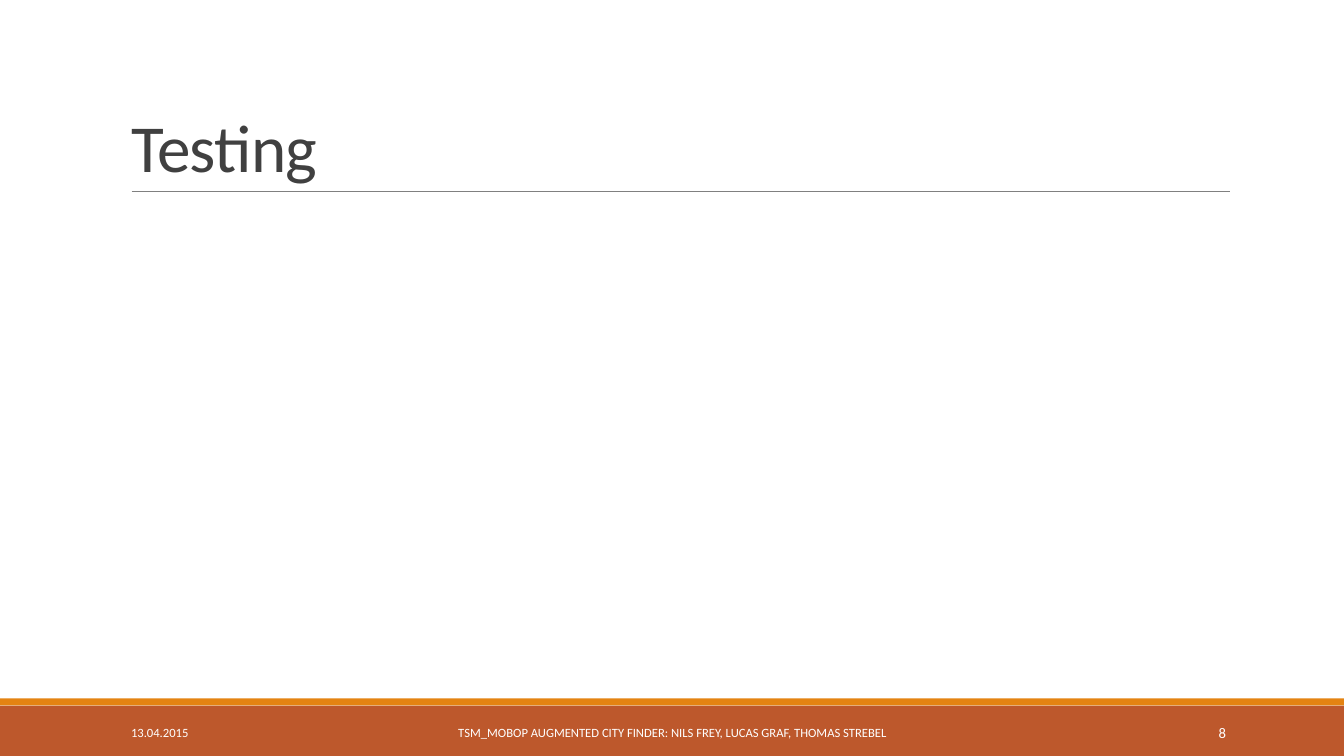
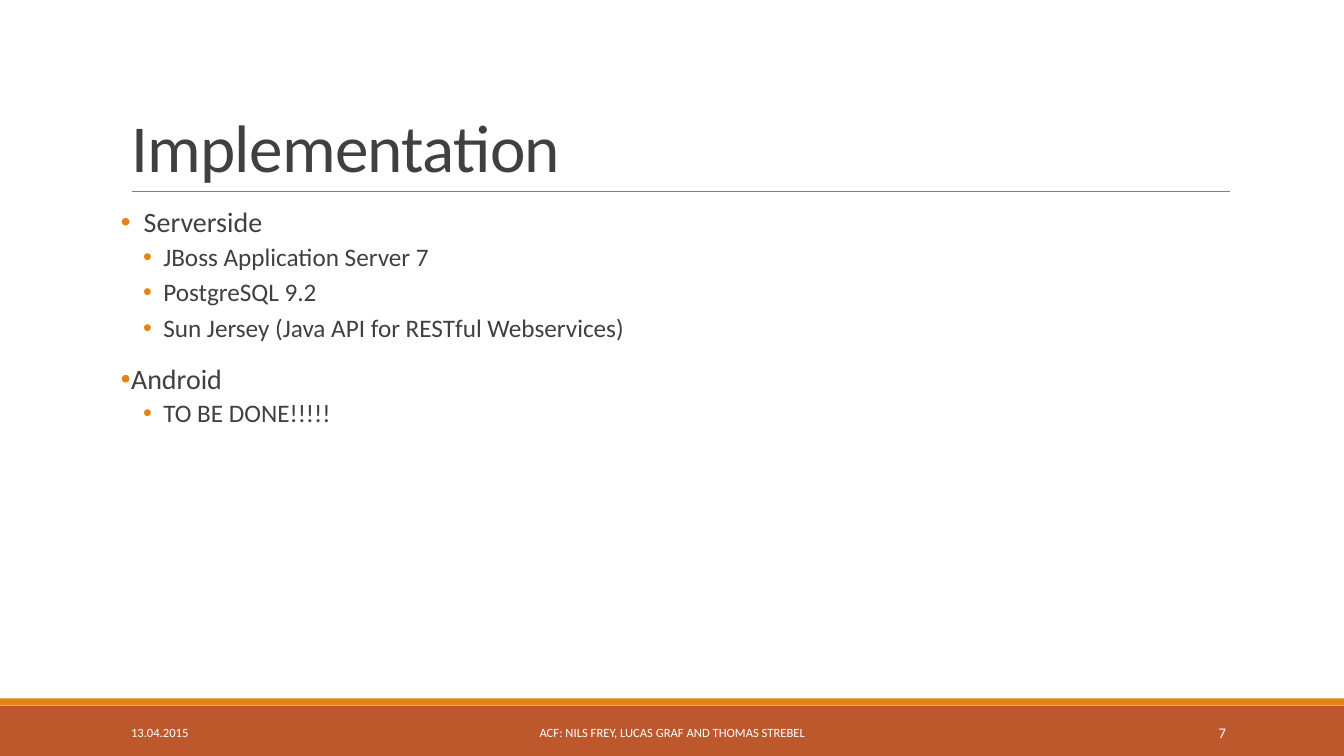
Before and after one commit to freyn42/TSM_MobOp, a slide deck: slide 7 of Presentation/TSM_MobOp Mini Project.pptx (slide 8 before the commit). Drawn at 1344x756 pixels with LibreOffice and Linux fonts; fonts in the diff are those of the drawing. Boxes give left, top, right and bottom in pixels: in the first picture for what was removed or moved away, otherwise in the second. Text is boxed around its words. In the diff, an @@ line names an element or a change of style, - is before the commit and + after.

```diff
--- a/Presentation/TSM_MobOp Mini Project.pptx
+++ b/Presentation/TSM_MobOp Mini Project.pptx
@@ title at <box>131,125,560,183</box>: text changed @@
-Testing
+Implementation
@@ text added at <box>131,212,623,422</box>, 18 pt, text #404040 @@
+• Serverside
+  • JBoss Application Server 7
+  • PostgreSQL 9.2
+  • Sun Jersey (Java API for RESTful Webservices)
+• Android
+  • TO BE DONE!!!!!
@@ text at <box>540,729,805,739</box>: text changed @@
-TSM_MOBOP AUGMENTED CITY FINDER: NILS FREY, LUCAS GRAF, THOMAS STREBEL
+ACF: NILS FREY, LUCAS GRAF AND THOMAS STREBEL
@@ page number at <box>1219,728,1226,738</box>: text changed @@
-8
+7
```
Also in this commit, not shown: 11 other slides changed.
